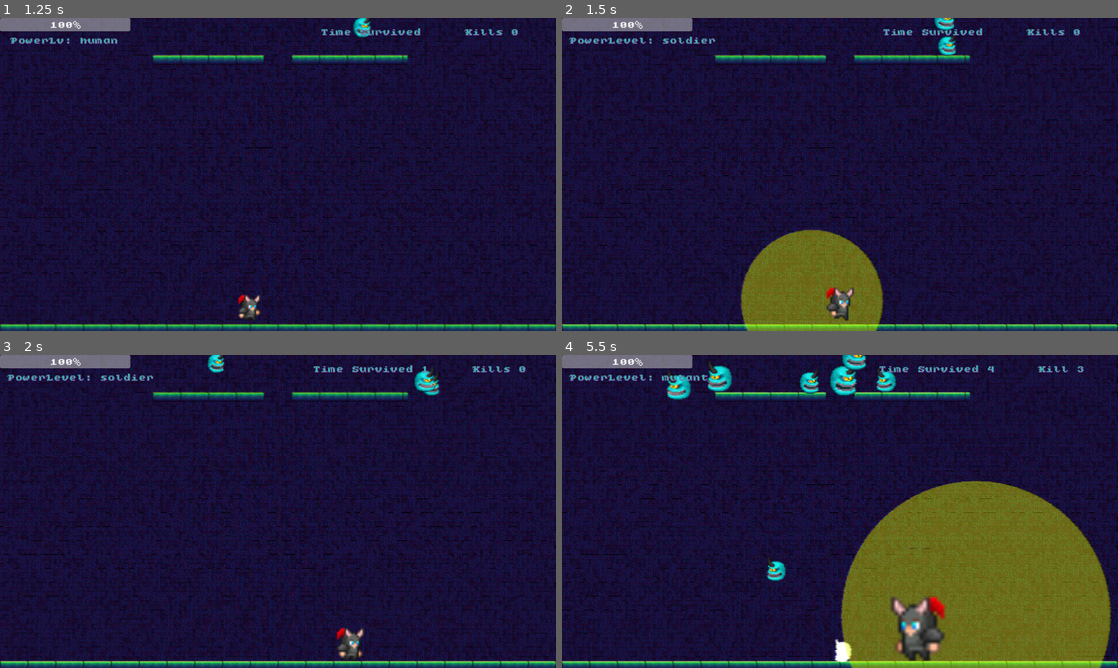
Above: before the commit, frames 1-4 (two rows, left to right).
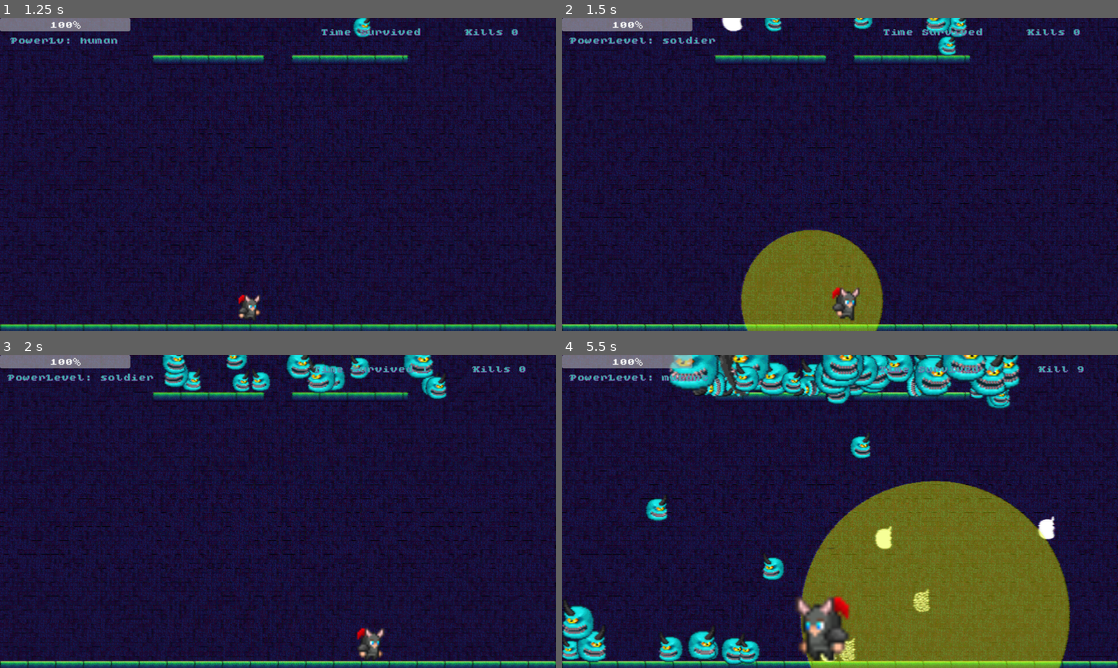
Above: after the commit, the same moments.

Repository: lethalgem/mini-jam-202
Game: Godot game, scene res://scenes/game_manager.tscn
The game is run twice, just before and just after one commit, with the same random seed, the same clock (stepped at 60 frames per second) and the same inputs.
Inputs:
- Up to frame 1 (1.25 s): click "Start" at 0.5 s
- Up to frame 2 (1.5 s): tap Enter at 1.25 s; hold Right (ui_right) from 1.28 s (still down); hold S (radial_blast) from 1.28 s (still down)
- Up to frame 3 (2 s): keep holding Right (ui_right); keep holding S (radial_blast)
- Up to frame 4 (5.5 s): release Right (ui_right) at 2.03 s; release S (radial_blast) at 2.03 s; hold Left (ui_left) 2.03-2.78 s; tap Space (attack) at 2.1, 4.35 s; tap S (radial_blast) at 2.3, 3.6, 5.1 s; hold S (radial_blast) 2.78-3.53 s; hold Right (ui_right) 2.78-4.28 s; hold S (radial_blast) 4.28-5.03 s; hold Left (ui_left) from 4.28 s (still down)

Frame 1 is identical in both runs. In frame 2, 1.1% of the frame differs, in the area x 28-73%, y 0-97%; in frame 3, 3.5%; in frame 4, 21%, in the area x 0-99%, y 0-100%.

Commit message:
MB Most changes in

Diff:
--- a/scripts/game_manager.gd
+++ b/scripts/game_manager.gd
@@ -101,6 +101,5 @@
 func _on_player_character_body_2d_damaged() -> void:
 	update_health_bar(true)
 
-
 func _on_player_character_body_2d_poweredup(power_level: Variant) -> void:
 	power_level_label.text = "PowerLevel: " + power_level
--- a/scripts/game_mode.gd
+++ b/scripts/game_mode.gd
@@ -68,6 +68,8 @@
 
 func floodSpawn():
 
+	print('flooding!!!!!')
+
 	for i in range(floodAmount):
 		generateEnemy()
 		await get_tree().create_timer(0.05).timeout
@@ -112,5 +114,8 @@
 	return mean + z0 * std_dev
 
 
-func _on_player_character_body_2d_poweredup() -> void:
+func _on_player_character_body_2d_poweredup(power_level: Variant) -> void:
 	floodSpawn()
+
+#func _on_player_character_body_2d_poweredup() -> void:
+	#floodSpawn()
--- a/scripts/player_character_body_2d.gd
+++ b/scripts/player_character_body_2d.gd
@@ -91,6 +91,9 @@
 	attack_speed *= 1.1
 	attack_speed = min(attack_speed, 3)
 
+	speed *= 1.2
+	speed = min(speed, 2000)
+
 	playerLevel += 1
 	if playerLevel < len(playerLevels):
 		playerLevelValue = playerLevels[playerLevel]
Not shown: 1 places in scenes/game_manager.tscn that only renumber resources
